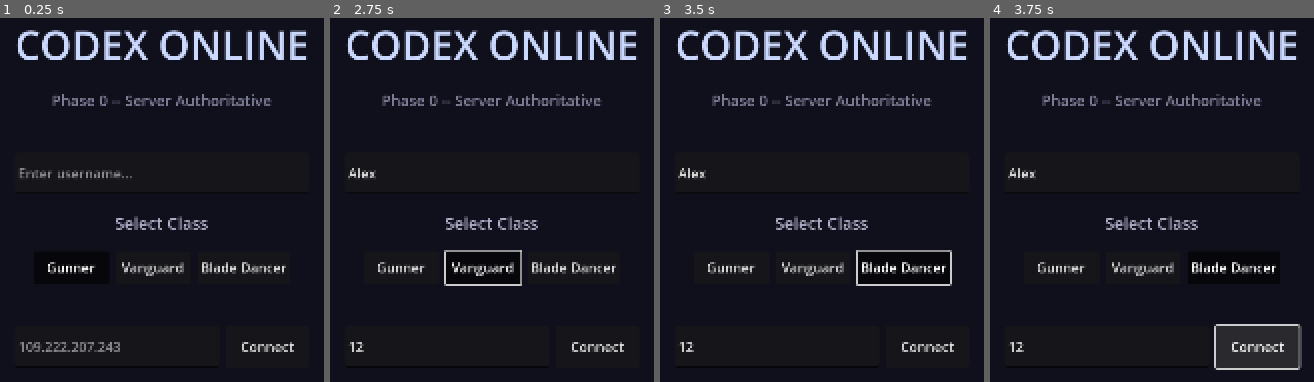
Above: before the commit, frames 1-4 (left to right).
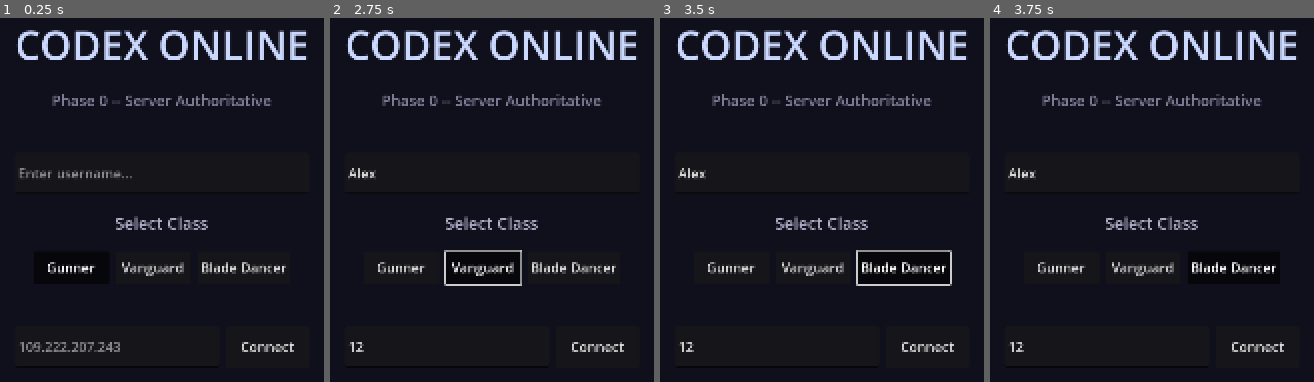
Above: after the commit, the same moments.

Repository: lanathlor/pyrrhic-stars
Game: Godot game, scene res://scenes/main.tscn
Same seed, same stepped clock (60 frames per second), same inputs: the game is played once before the commit and once after it.
Inputs (mouse positions are in pixels of both pictures, inside the frame that each line leads up to):
- Up to frame 1 (0.25 s): no input
- Up to frame 2 (2.75 s): click (492, 174) at 0.52 s; type "Alex" at 0.6 s; click (446, 345) at 0.75 s; type "12" at 0.83 s; click "Gunner" at 1.25 s; click "Vanguard" at 2 s
- Up to frame 3 (3.5 s): click "Blade Dancer" at 2.75 s
- Up to frame 4 (3.75 s): click "Connect" at 3.5 s

Frames 1-3 are identical in both runs. In frame 4, 0.5% of the frame differs, in the area x 69-97%, y 84-97%.

Commit message:
fix: correct minimap Z-axis inversion and increase size
Enemy dots were appearing behind the player arrow instead of in front.
The world-to-minimap Z mapping had an inverted sign. Also bumped
minimap radius from 60 to 80px for better readability.

Diff:
--- a/client/scenes/shared/hud/shared_hud.gd
+++ b/client/scenes/shared/hud/shared_hud.gd
@@ -48,7 +48,7 @@
 	"blade_dancer": 150.0,
 }
 const ENEMY_MAX_HP := 2000.0
-const MINIMAP_RADIUS := 60.0
+const MINIMAP_RADIUS := 80.0
 const MINIMAP_WORLD_RADIUS := 25.0  # world units shown in minimap
 
 
@@ -496,7 +496,7 @@
 
 func _world_to_minimap(world_pos: Vector3, center_pos: Vector3, map_center: Vector2, scale: float) -> Vector2:
 	var dx := (world_pos.x - center_pos.x) * scale
-	var dz := -(world_pos.z - center_pos.z) * scale  # Z is forward in Godot, up on minimap
+	var dz := (world_pos.z - center_pos.z) * scale  # -Z is forward in Godot, -Y is up on screen
 	return map_center + Vector2(dx, dz)
 
 
